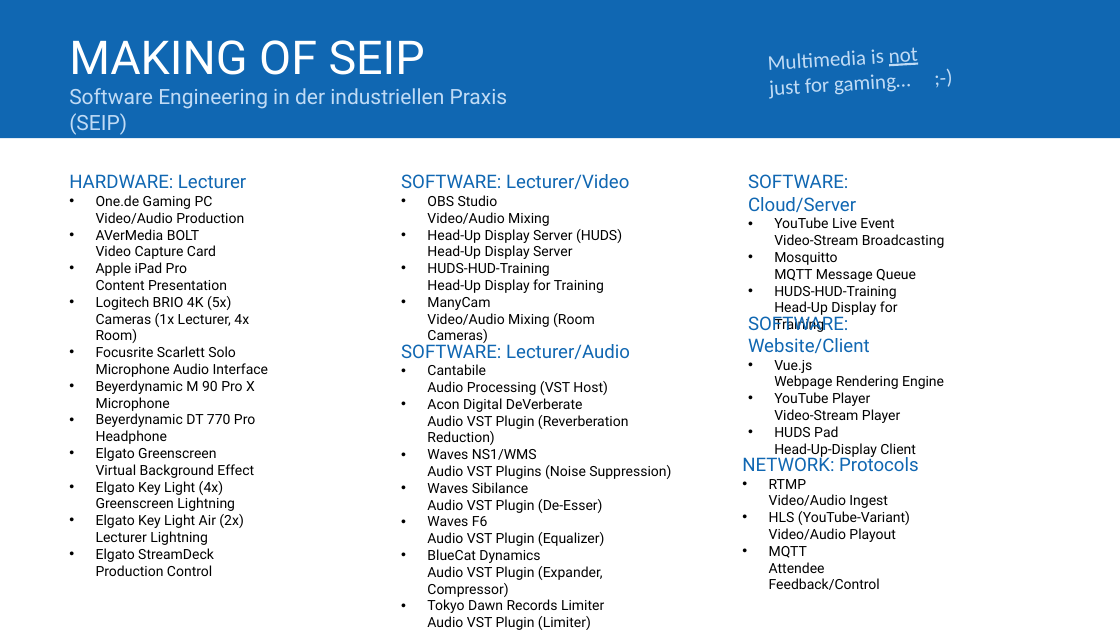
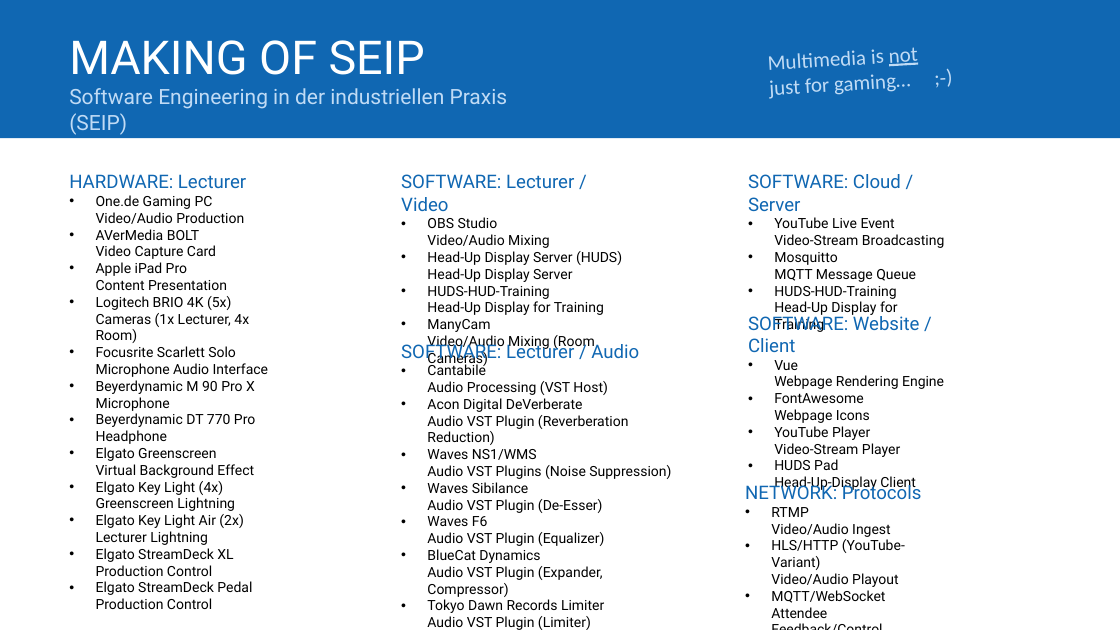
Before and after one commit to softeng-academy/seip, a slide deck: slide 1 of pdf/TUM-SEIP-MakingOf.pptx. Drawn at 1120x630 pixels with LibreOffice and Linux fonts; fonts in the diff are those of the drawing. Boxes give left, top, right and bottom in pixels: in the first picture for what was removed or moved away, otherwise in the second. Text is boxed around its words. In the diff, an @@ line names an element or a change of style, - is before the commit and + after.

```diff
--- a/pdf/TUM-SEIP-MakingOf.pptx
+++ b/pdf/TUM-SEIP-MakingOf.pptx
@@ text at [401, 174, 574, 211]: spaces changed @@
-SOFTWARE: Lecturer/Video
+SOFTWARE: Lecturer / Video
@@ text at [748, 174, 901, 211]: spaces changed @@
-SOFTWARE: Cloud/Server
+SOFTWARE: Cloud / Server
@@ text at [748, 313, 944, 423]: text changed @@
-SOFTWARE: Website/Client
-• Vue.js
-  Webpage Rendering Engine
+SOFTWARE: Website / Client
+• Vue
+  Webpage Rendering Engine
+• FontAwesome
+  Webpage Icons
@@ text at [401, 341, 639, 364]: spaces changed @@
-SOFTWARE: Lecturer/Audio
+SOFTWARE: Lecturer / Audio
@@ text "NETWORK: Protocols": place and size @@
-text "NETWORK: Protocols" at [742, 454, 919, 590]
+text "NETWORK: Protocols" at [745, 482, 922, 618]
@@ text at [771, 539, 905, 618]: text changed @@
-• HLS (YouTube-Variant)
-  Video/Audio Playout
-• MQTT
-  Attendee Feedback/Control
+• HLS/HTTP (YouTube-Variant)
+  Video/Audio Playout
+• MQTT/WebSocket
+  Attendee Feedback/Control
@@ text at [96, 548, 252, 609]: text changed @@
-• Elgato StreamDeck
-  Production Control
+• Elgato StreamDeck XL
+  Production Control
+• Elgato StreamDeck Pedal
+  Production Control
```
Also in this commit, not shown: 1 other file.
